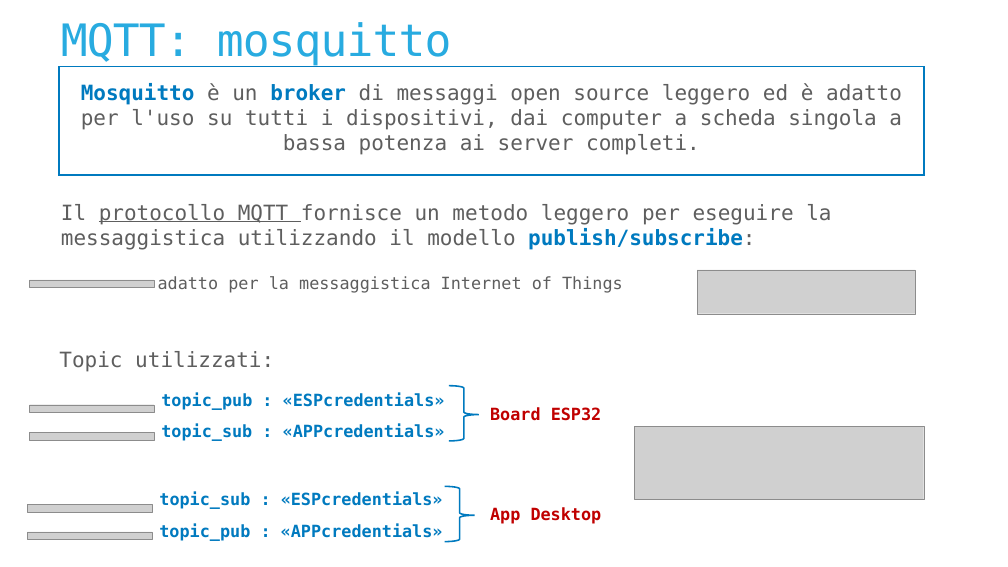
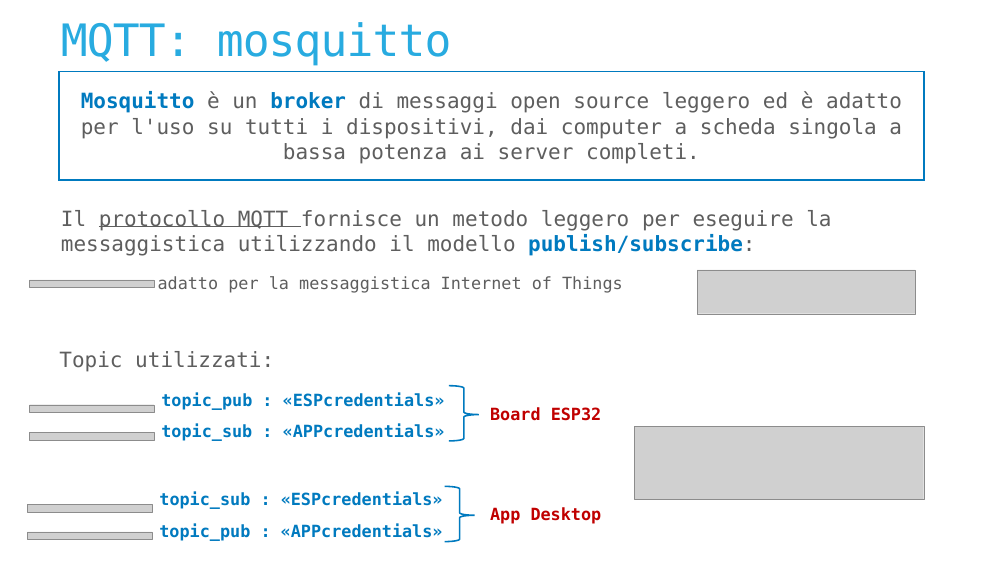
Before and after one commit to Alberto-00/Progetto-IoT, a slide deck: slide 6 of Presentation/TemplateIoT.pptx. Drawn at 1008x567 pixels with LibreOffice and Linux fonts; fonts in the diff are those of the drawing; grey boxes stand for pictures; background and template pictures are left out. Boxes give left, top, right and bottom in pixels: in the first picture for what was removed or moved away, otherwise in the second. Text is boxed around its words. In the diff, an @@ line names an element or a change of style, - is before the commit and + after.

```diff
--- a/Presentation/TemplateIoT.pptx
+++ b/Presentation/TemplateIoT.pptx
@@ rectangle: place and size @@
-rectangle at [59,67,924,175]
+rectangle at [59,71,924,180]
@@ text "Mosquitto è un broker di ...": place and size @@
-text "Mosquitto è un broker di ..." at [81,83,902,155]
+text "Mosquitto è un broker di ..." at [81,91,902,164]
@@ text "Il protocollo MQTT fornisce un ...": place and size @@
-text "Il protocollo MQTT fornisce un ..." at [61,204,831,250]
+text "Il protocollo MQTT fornisce un ..." at [61,210,831,256]
```
